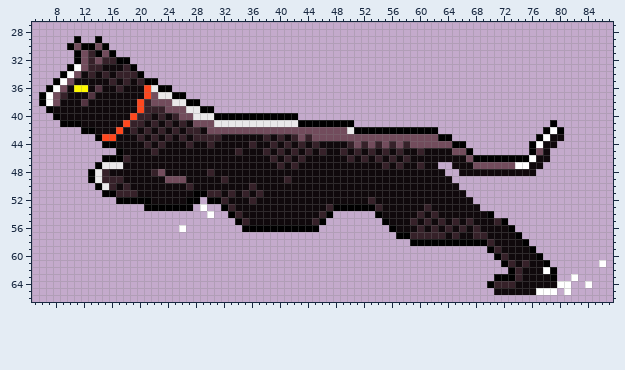
File history of a sprite sheet, Resource/Final/StartScene/BlackCat02.png. The picture above is the old version.
The file is 91x91 pixels. Pixels under 10% opacity are left out. Colours within 5 levels of each other are drawn and written as one. Shown: x 5..87, y 27..66.
Once edited:
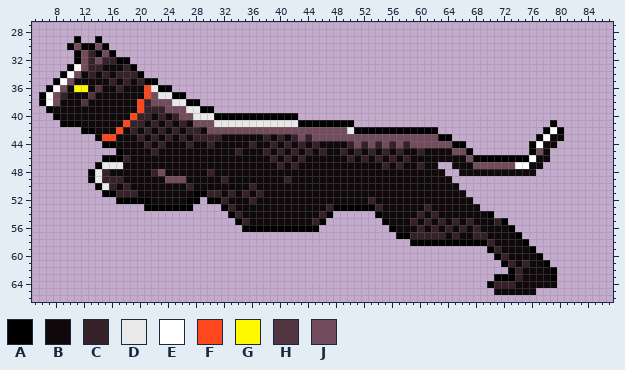
Palette (. is transparent): A #000000  B #10090c  C #362129  D #eae9ea  E #ffffff  F #ff471e  G #fff900  H #533441  J #724c5c
Diff:
The edit turns colour E into colour B in row 62 at x 78.
The author cleared colour E in row 53 at x 29; in row 54 at x 30; in row 56 at x 26; in row 61 at x 86; in row 63 at x 82; in row 64 at x 80 to 81 and 84.
The author cleared colour E in row 65 at x 77 to 79 and 81.
